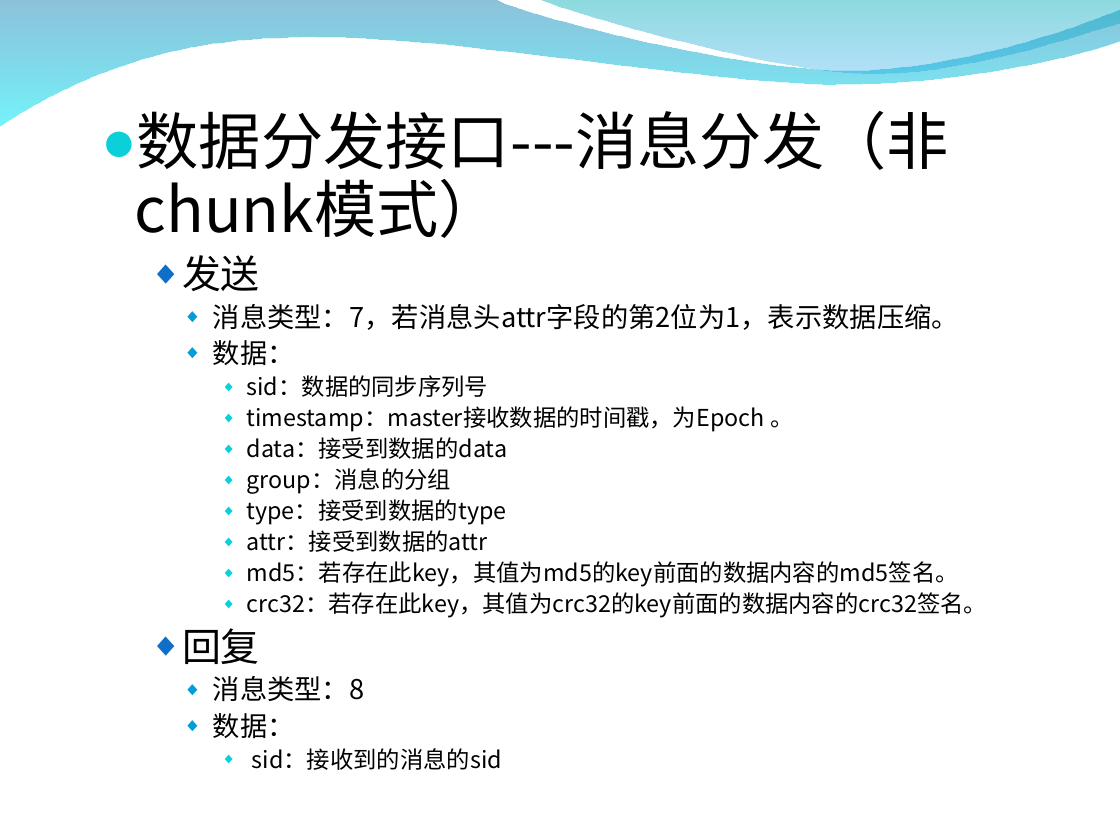
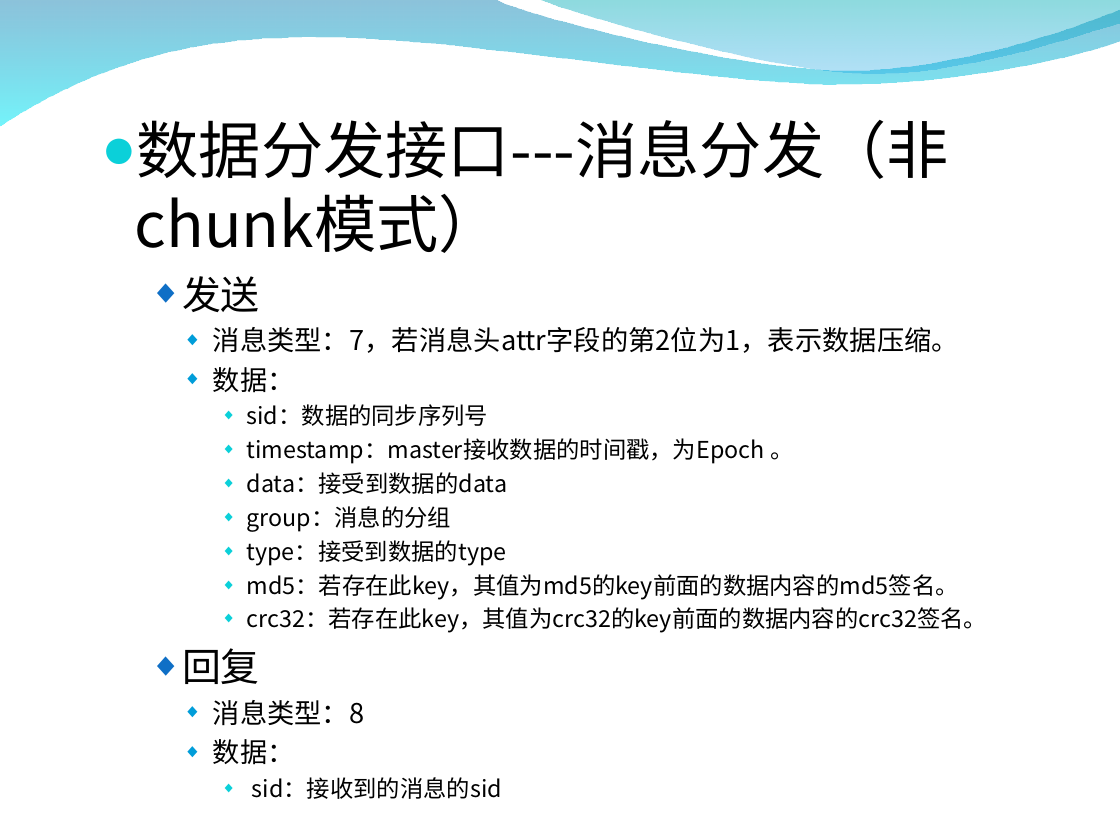
Before and after one commit to zxf1864/cwinux-mq, a slide deck: slide 17 of mq/doc/mq_introduce.ppt. Drawn at 1120x840 pixels with LibreOffice and Linux fonts; fonts in the diff are those of the drawing; background and template pictures are left out. Boxes give left, top, right and bottom in pixels: in the first picture for what was removed or moved away, otherwise in the second. Text is boxed around its words. In the diff, an @@ line names an element or a change of style, - is before the commit and + after.

```diff
--- a/mq/doc/mq_introduce.ppt
+++ b/mq/doc/mq_introduce.ppt
@@ text "数据分发接口---消息分发（非chunk模式）" at box(135, 120, 988, 799): line spacing 0.9 to 1 @@
@@ text at box(247, 530, 488, 552): paragraph removed @@
-      ◆ attr：接受到数据的attr
```
Also in this commit, not shown: 5 other slides changed.
